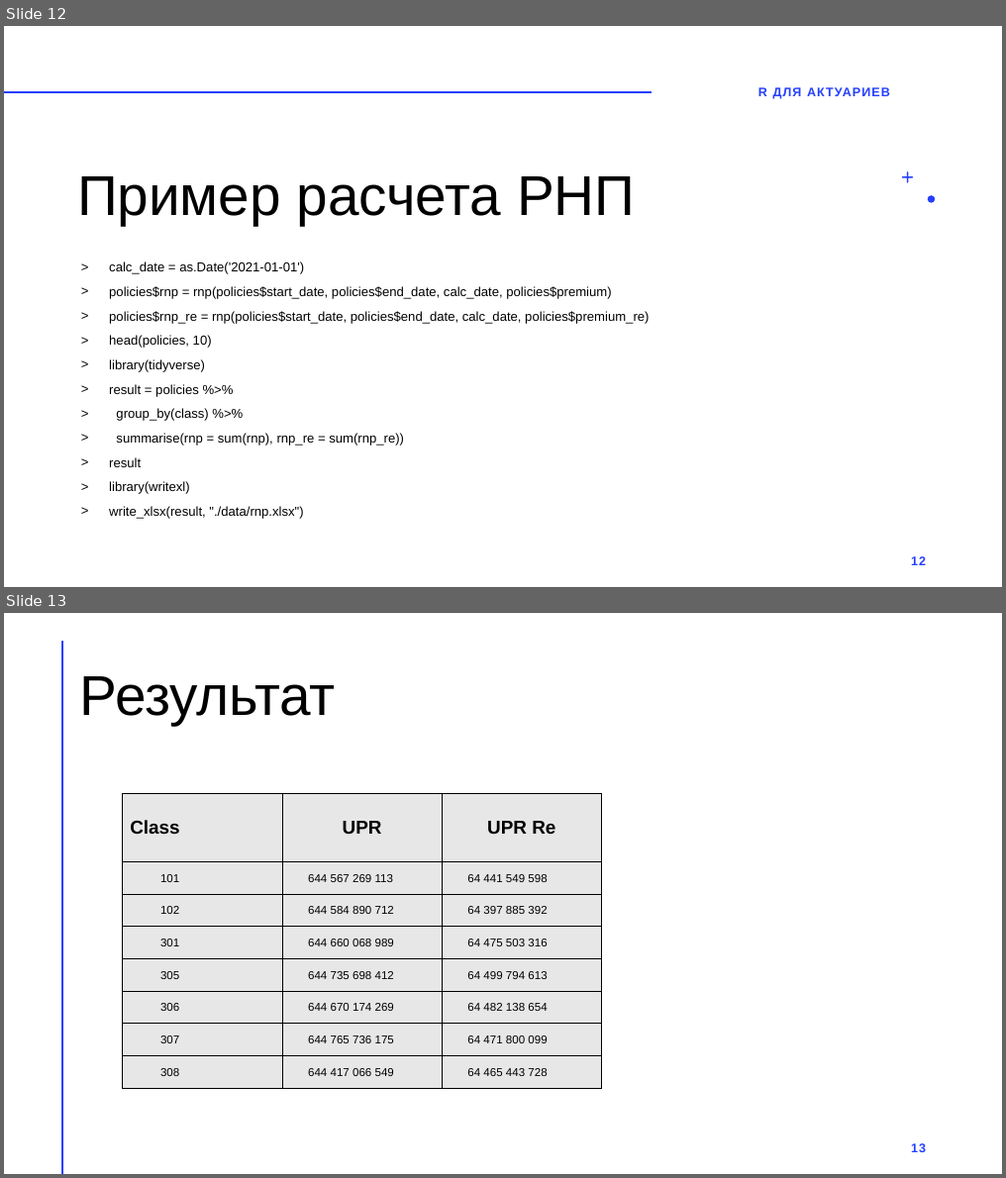
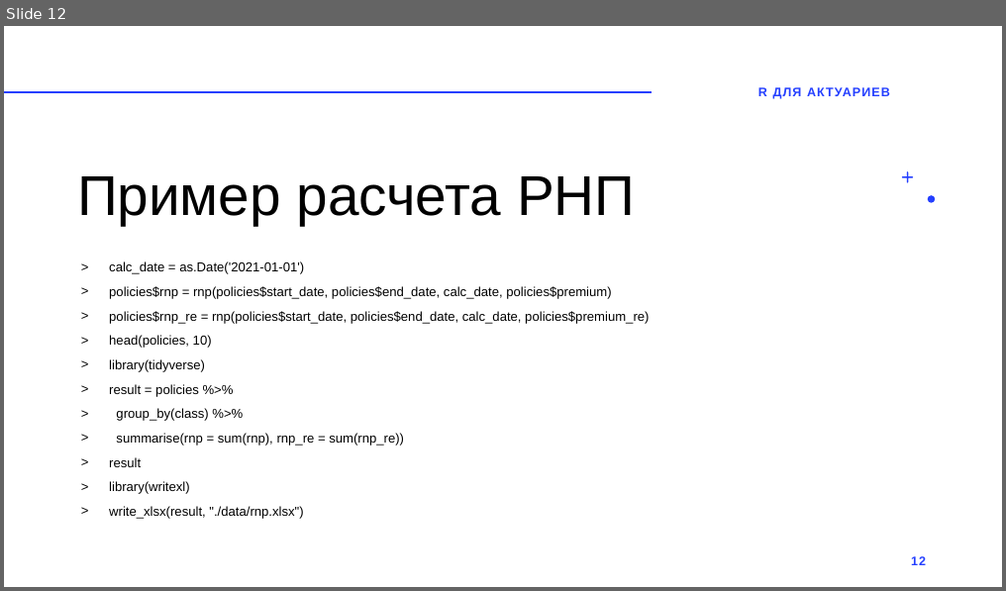
Before and after one commit to x7895123/R4Acuaries, a slide deck: prez/R for Acuaries.pptx. Shown one above the other, each under a label of ours: slides 12 and 13 before the commit, slide 12 after it. The pictures are 1006x1178 and 1006x591 pixels, drawn with LibreOffice and Linux fonts; fonts in the diff are those of the drawing. Boxes give left, top, right and bottom in pixels: in the first picture for what was removed or moved away, otherwise in the second. Text is boxed around its words. In the diff, an @@ line names an element or a change of style, - is before the commit and + after.

```diff
--- a/prez/R for Acuaries.pptx
+++ b/prez/R for Acuaries.pptx
@@ slide 13 removed at bbox=[4, 613, 1002, 1174], background #FFFFFF @@
@@ line removed from (62, 642) to (62, 1173) @@
@@ title removed at bbox=[80, 676, 336, 725] @@
-Результат
@@ table removed at bbox=[122, 794, 601, 1089], 8 rows, 3 columns @@
-Class | UPR | UPR Re
-101 | 644 567 269 113 | 64 441 549 598
-102 | 644 584 890 712 | 64 397 885 392
-301 | 644 660 068 989 | 64 475 503 316
-305 | 644 735 698 412 | 64 499 794 613
-306 | 644 670 174 269 | 64 482 138 654
-307 | 644 765 736 175 | 64 471 800 099
-308 | 644 417 066 549 | 64 465 443 728
@@ page number removed at bbox=[911, 1144, 926, 1153] @@
-13
```
Also in this commit, not shown: 3 other files.
